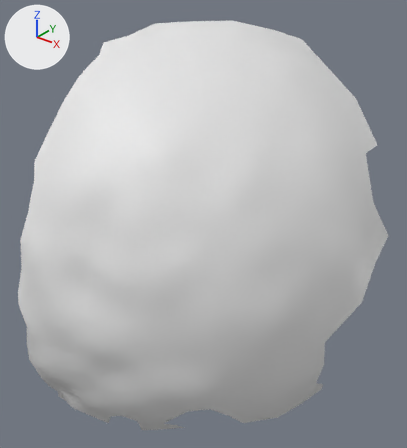
Two versions of the OBJ model res/final/onecam_fullvolume/07/cleanedup/FullVolium.000277.obj, one commit apart.
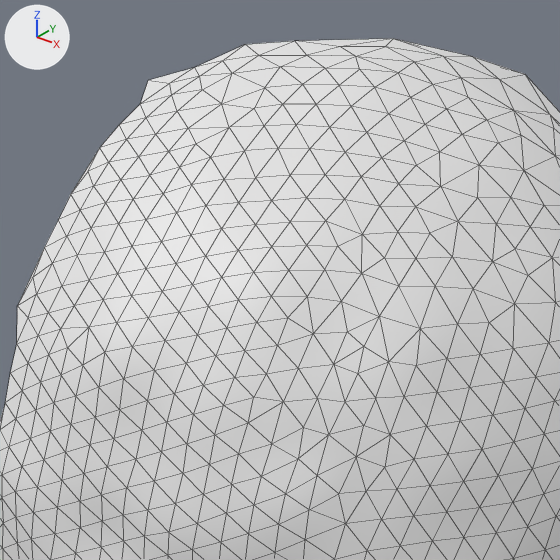
Each version appears first whole from a 50 mm lens placed at (-478.0, -156.9, 245.6), pointed at (-578.4, -31.5, 167.8), and next in a close-up on the part from 6% to 79% of the width and 0% to 66% of the height. The axes (+X, +Y, +Z) are drawn at upper left. The lights are the same throughout. The close-ups show mesh edges as thin lines. Where no turn or scale is listed for an object, it has been applied to the vertices.

The scene before the commit, as lines of its bpy script (objects in view):
```python
me_fullvolium_000277 = bpy.data.meshes.new('FullVolium.000277')
me_fullvolium_000277.from_pydata(...)  # 647 vertices, 1234 faces; spans x -615.3..-529.7, y -83.5..23.5, z 99.6..225.6
ob_fullvolium_000277 = bpy.data.objects.new('FullVolium.000277', me_fullvolium_000277)
ob_fullvolium_000277.location = (0.0, 0.0, 0.0)
```
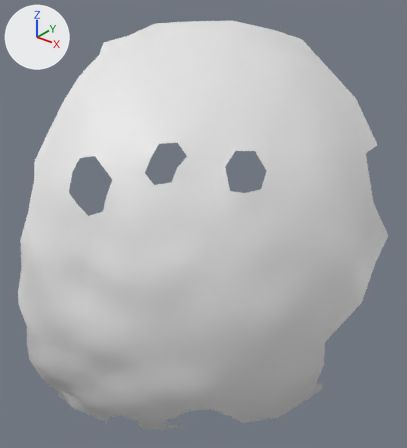
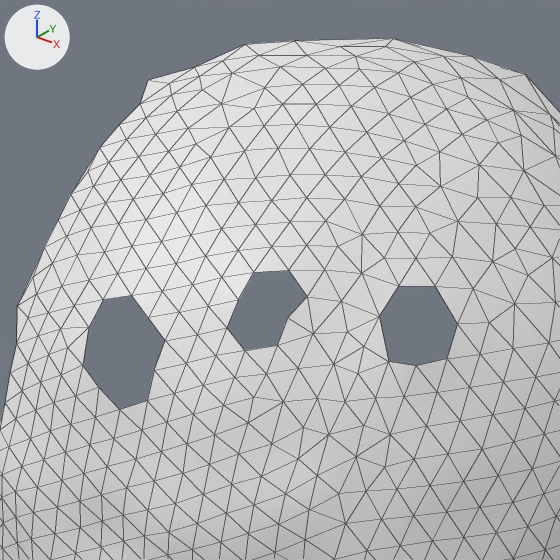
Location of each change, [x1, y1, x2, y2] in pixels of the close-ups (560 x 560 px):
part 1 of me_fullvolium_000277, deleted
    before: [83, 270, 458, 409]

Diff of the bpy script that builds the scene:
```diff
--- a/res/final/onecam_fullvolume/07/cleanedup/FullVolium.000277.obj.py
+++ b/res/final/onecam_fullvolume/07/cleanedup/FullVolium.000277.obj.py
@@ me_fullvolium_000277 @@
 # used by ob_fullvolium_000277; location = (0.0, 0.0, 0.0)
-me_fullvolium_000277.from_pydata(...)  # 647 vertices, 1234 faces; spans x -615.3..-529.7, y -83.5..23.5, z 99.6..225.6
+me_fullvolium_000277.from_pydata(...)  # 640 vertices, 1201 faces; spans x -615.3..-529.7, y -83.5..23.5, z 99.6..225.6
+# me_fullvolium_000277 part 1
+# 7 vertices are removed from x -589.6..-555.0, y -69.6..-42.8, z 187.1..197.9
+# 33 faces are deleted
```
